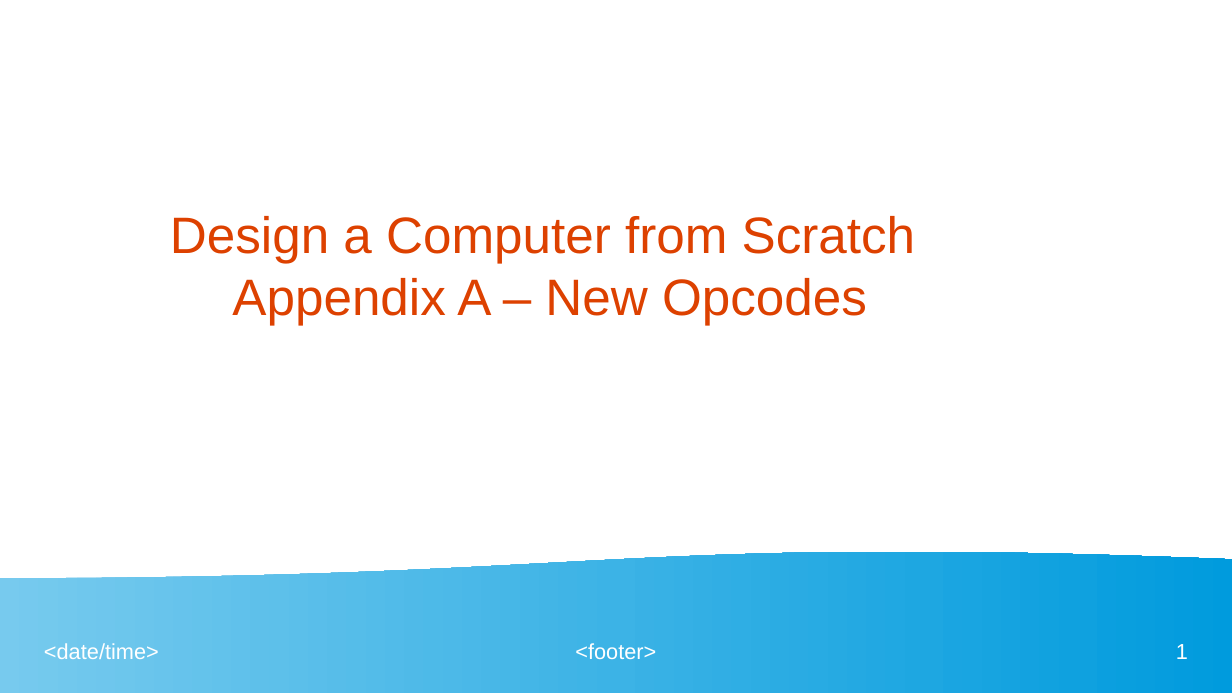
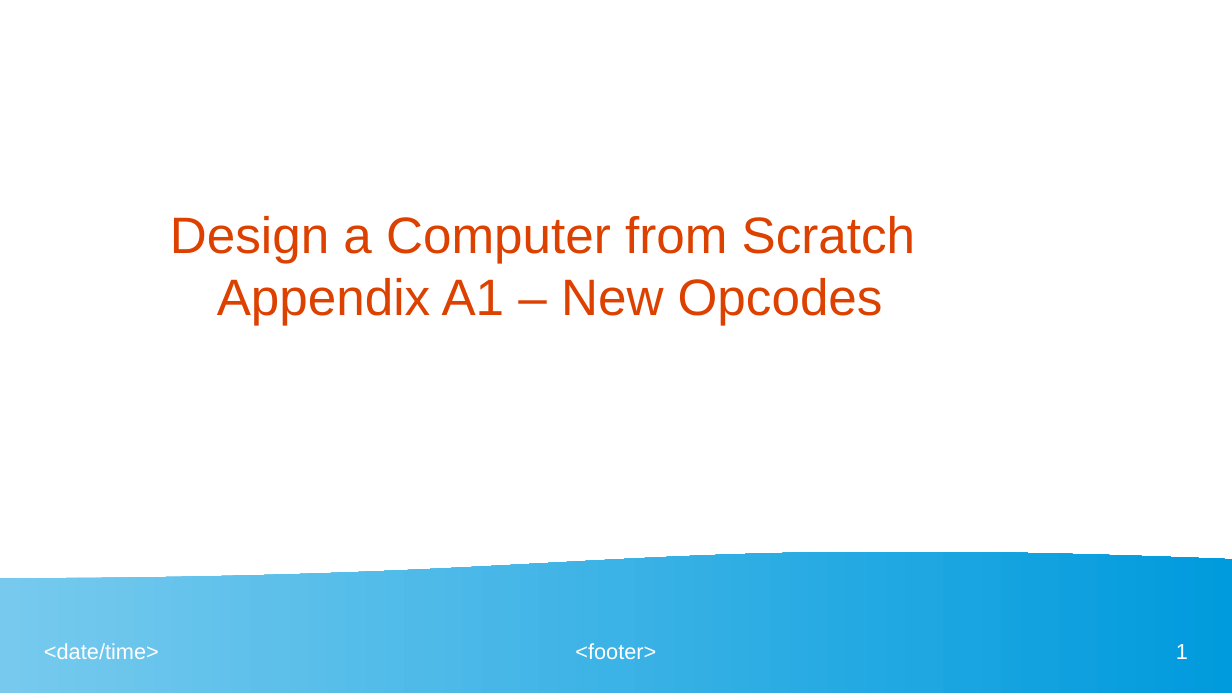
Before and after one commit to douggilliland/Design_A_CPU, a slide deck: slide 1 of Docs/DIY-FPGA-Computer-A1_New_Opcodes_Design.odp. Drawn at 1232x693 pixels with LibreOffice and Linux fonts; fonts in the diff are those of the drawing. Boxes give left, top, right and bottom in pixels: in the first picture for what was removed or moved away, otherwise in the second. Text is boxed around its words. In the diff, an @@ line names an element or a change of style, - is before the commit and + after.

```diff
--- a/Docs/DIY-FPGA-Computer-A1_New_Opcodes_Design.odp
+++ b/Docs/DIY-FPGA-Computer-A1_New_Opcodes_Design.odp
@@ title at (x1=170, y1=216, x2=916, y2=325): text changed @@
-Design a Computer from Scratch
-Appendix A – New Opcodes
+Design a Computer from Scratch
+Appendix A1 – New Opcodes
```
Also in this commit, not shown: 3 other slides changed.
